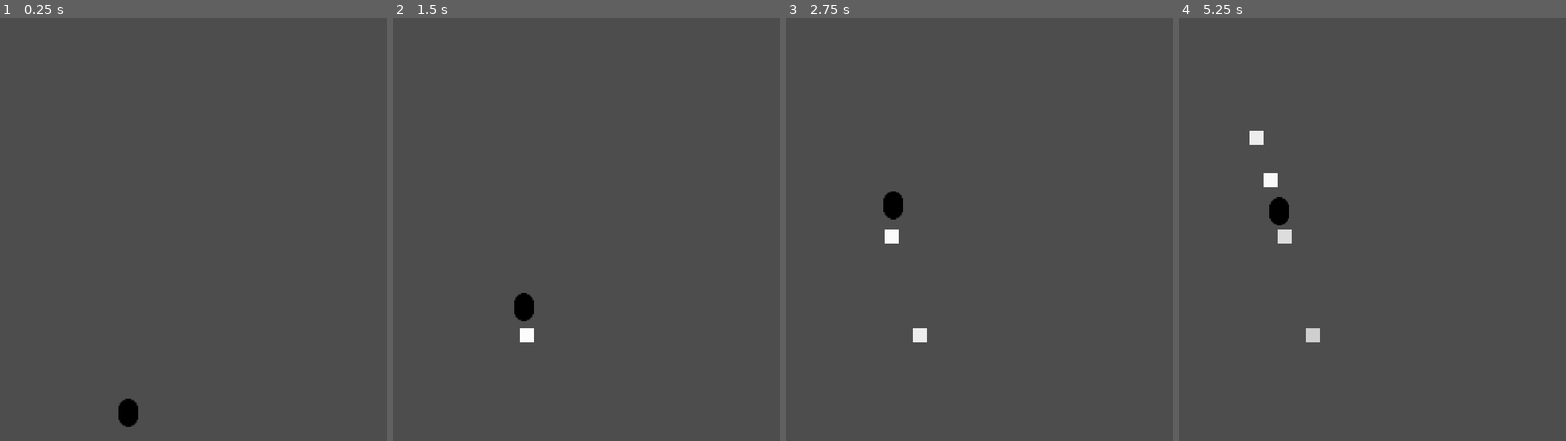
Above: before the commit, frames 1-4 (left to right).
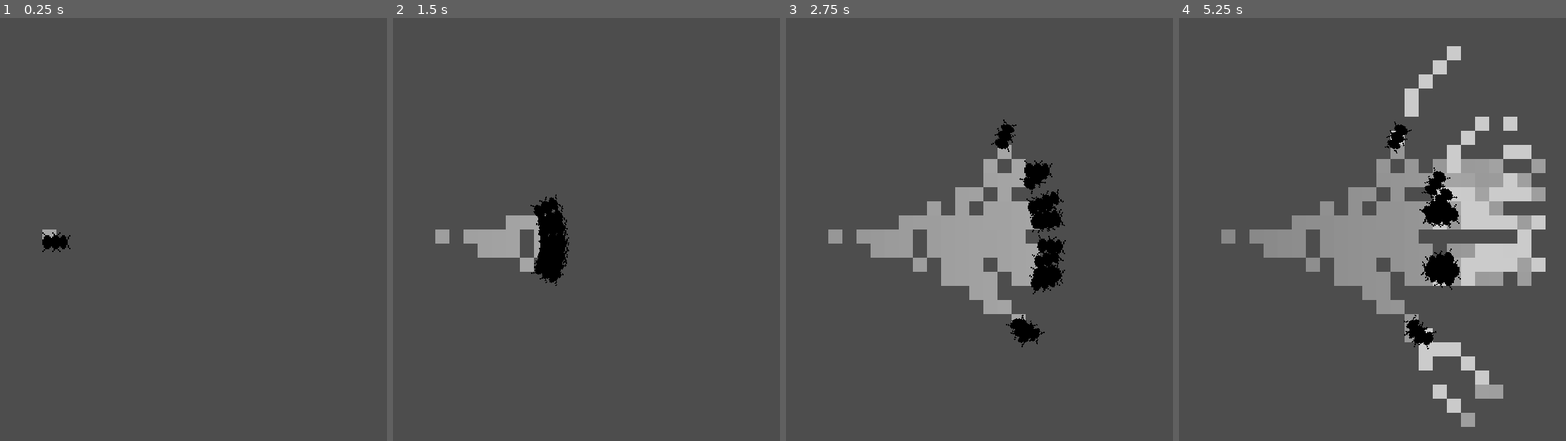
Above: after the commit, the same moments.

Repository: Guzel2/semester-6
Game: Godot game, scene res://scenes/main.tscn
Two runs of this game, one before a commit and one after it. Both use one fixed random seed, a clock stepped at 60 frames per second and the inputs below.
Inputs:
- Up to frame 1 (0.25 s): no input
- Up to frame 2 (1.5 s): no input
- Up to frame 3 (2.75 s): no input
- Up to frame 4 (5.25 s): no input

The runs differ from the first frame. In frame 1, 0.5% of the frame differs, in the area x 10-36%, y 50-97%; in frame 2, 3.1%; in frame 3, 10%; in frame 4, 19%, in the area x 10-95%, y 6-97%.

Commit message:
Improved visual, made it so ants scan for scents

Diff:
--- a/bachelor_project/project.godot
+++ b/bachelor_project/project.godot
@@ -26,3 +26,7 @@
 window/size/window_width_override=800
 window/size/window_height_override=600
 window/stretch/mode="canvas_items"
+
+[rendering]
+
+textures/canvas_textures/default_texture_filter=0
--- a/bachelor_project/scenes/main.tscn
+++ b/bachelor_project/scenes/main.tscn
@@ -16,5 +16,61 @@
 scent_manager = NodePath("../scent_manager")
 
 [node name="ant" parent="ant_manager" node_paths=PackedStringArray("ant_manager") instance=ExtResource("3_o5lse")]
-position = Vector2(91, 295)
+position = Vector2(25, 159)
 ant_manager = NodePath("..")
+
+[node name="ant2" parent="ant_manager" node_paths=PackedStringArray("ant_manager") instance=ExtResource("3_o5lse")]
+position = Vector2(25, 159)
+ant_manager = NodePath("..")
+
+[node name="ant3" parent="ant_manager" node_paths=PackedStringArray("ant_manager") instance=ExtResource("3_o5lse")]
+position = Vector2(25, 159)
+ant_manager = NodePath("..")
+
+[node name="ant4" parent="ant_manager" node_paths=PackedStringArray("ant_manager") instance=ExtResource("3_o5lse")]
+position = Vector2(25, 159)
+ant_manager = NodePath("..")
+
+[node name="ant5" parent="ant_manager" node_paths=PackedStringArray("ant_manager") instance=ExtResource("3_o5lse")]
+position = Vector2(25, 159)
+ant_manager = NodePath("..")
+
+[node name="ant6" parent="ant_manager" node_paths=PackedStringArray("ant_manager") instance=ExtResource("3_o5lse")]
+position = Vector2(25, 159)
+ant_manager = NodePath("..")
+
+[node name="ant7" parent="ant_manager" node_paths=PackedStringArray("ant_manager") instance=ExtResource("3_o5lse")]
+position = Vector2(25, 159)
+ant_manager = NodePath("..")
+
+[node name="ant8" parent="ant_manager" node_paths=PackedStringArray("ant_manager") instance=ExtResource("3_o5lse")]
+position = Vector2(25, 159)
+ant_manager = NodePath("..")
+
+[node name="ant9" parent="ant_manager" node_paths=PackedStringArray("ant_manager") instance=ExtResource("3_o5lse")]
+position = Vector2(25, 159)
+ant_manager = NodePath("..")
+
+[node name="ant10" parent="ant_manager" node_paths=PackedStringArray("ant_manager") instance=ExtResource("3_o5lse")]
+position = Vector2(25, 159)
+ant_manager = NodePath("..")
+
+[node name="ant11" parent="ant_manager" node_paths=PackedStringArray("ant_manager") instance=ExtResource("3_o5lse")]
+position = Vector2(25, 159)
+ant_manager = NodePath("..")
+
+[node name="ant12" parent="ant_manager" node_paths=PackedStringArray("ant_manager") instance=ExtResource("3_o5lse")]
+position = Vector2(25, 159)
+ant_manager = NodePath("..")
+
+[node name="ant13" parent="ant_manager" node_paths=PackedStringArray("ant_manager") instance=ExtResource("3_o5lse")]
+position = Vector2(25, 159)
+ant_manager = NodePath("..")
+
+[node name="ant14" parent="ant_manager" node_paths=PackedStringArray("ant_manager") instance=ExtResource("3_o5lse")]
+position = Vector2(25, 159)
+ant_manager = NodePath("..")
+
+[node name="ant15" parent="ant_manager" node_paths=PackedStringArray("ant_manager") instance=ExtResource("3_o5lse")]
+position = Vector2(25, 159)
+ant_manager = NodePath("..")
--- a/bachelor_project/scenes/scent_visual.tscn
+++ b/bachelor_project/scenes/scent_visual.tscn
@@ -4,6 +4,7 @@
 [ext_resource type="Texture2D" uid="uid://cuo6piwekntce" path="res://sprites/white_pixel.png" id="1_08cb5"]
 
 [node name="scent_visual" type="Sprite2D"]
+modulate = Color(1, 1, 1, 0)
 texture = ExtResource("1_08cb5")
 centered = false
 script = ExtResource("1_5gvpm")
--- a/bachelor_project/scripts/ant.gd
+++ b/bachelor_project/scripts/ant.gd
@@ -11,11 +11,17 @@
 			state = value
 			updated_state()
 
-var dir: Vector2 = Vector2(0, -1)
+var dir: Vector2 = Vector2(1, 0):
+	get:
+		return dir
+	set(value):
+		dir = value.normalized()
+		rotation = dir.angle()
+
 var speed = 60
 
 var scent_spawn_timer = 0
-var scent_spawn_interval = 1.2
+var scent_spawn_interval = .2
 
 var food_amount = 0
 var max_food_amount = 10
@@ -28,6 +34,17 @@
 var exploring_time = 0
 var exploring_adjustment_interval = .5
 var exploring_randomness = 25
+
+var scan_positions = [
+	Vector2(10, -10),
+	Vector2(20, -10),
+
+	Vector2(15, 0),
+	Vector2(25, 0),
+
+	Vector2(10, 10),
+	Vector2(20, 10),
+]
 
 func updated_state():
 	match state:
@@ -51,6 +68,7 @@
 	if scent_spawn_timer >= scent_spawn_interval:
 		scent_spawn_timer = 0
 		add_scent()
+		scan_scents()
 
 	position += dir * delta * speed
 
@@ -85,4 +103,56 @@
 	ant_manager.add_scent(position, type)
 
 func scan_scents():
-	pass
+	var found_scents = []
+
+	for pos in scan_positions:
+		pos = pos.rotated(rotation)
+		pos += position
+		var scent = ant_manager.get_scent(pos)
+		if scent:
+			found_scents.append(change_scent_into_int(scent))
+		else:
+			found_scents.append(0)
+
+	var new_pos = Vector2(0, 0)
+	var total_scents = 0
+
+	for i in found_scents.size():
+		var modifier = found_scents[i]
+		if modifier == 0:
+			continue
+
+		if modifier < 0:
+			#do this for now
+			continue
+
+		new_pos += scan_positions[i] * modifier
+		total_scents += modifier
+
+	if total_scents <= 0:
+		return
+
+	new_pos /= total_scents
+	dir = new_pos.rotated(dir.angle())
+
+func change_scent_into_int(scent: Scent) -> int:
+	match state:
+		ant_state.exploring:
+			if scent.type == EnumManager.scent_types.home:
+				return 0
+
+			var modifier = 1
+			if scent.type == EnumManager.scent_types.danger:
+				modifier = -1
+
+			return (scent.intensity + 1) * modifier
+
+		ant_state.harvesting:
+			return 0
+
+		ant_state.returning:
+			if scent.type != EnumManager.scent_types.home:
+				return 0
+			return scent.intensity + 1
+
+	return 0
--- a/bachelor_project/scripts/scent_manager.gd
+++ b/bachelor_project/scripts/scent_manager.gd
@@ -7,6 +7,8 @@
 @export var scent_visual_scene : PackedScene
 
 var scent_list = []
+
+var visualize_scent = true
 
 func _ready() -> void:
 	for x in grid_size:
@@ -20,7 +22,7 @@
 	return scent_list[local_pos.x][local_pos.y]
 
 func get_scent_local(pos: Vector2i) -> Scent:
-	if (pos.x < 0 or pos.x > grid_size) or (pos.x < 0 or pos.x > grid_size):
+	if (pos.x < 0 or pos.x > grid_size) or (pos.y < 0 or pos.y > grid_size):
 		push_warning("Ant out of grid at: ", pos)
 		return null
 
@@ -40,7 +42,8 @@
 	new_scent.type = type
 	scent_list[local_pos.x][local_pos.y] = new_scent
 
-	spawn_scent_visual(local_pos)
+	if visualize_scent:
+		spawn_scent_visual(local_pos)
 
 func spawn_scent_visual(pos: Vector2):
 	var scene = scent_visual_scene.instantiate() as ScentVisual
--- a/bachelor_project/scripts/scent_visual.gd
+++ b/bachelor_project/scripts/scent_visual.gd
@@ -8,7 +8,7 @@
 func _process(delta: float) -> void:
 	lifetime -= delta
 
-	modulate.a = lifetime / max_lifetime
+	modulate.a = (lifetime / max_lifetime) / 2
 
 	if lifetime < 0:
 		queue_free()
Binary file changed: bachelor_project/sprites/ant.aseprite
Binary file changed: bachelor_project/sprites/ant.png
